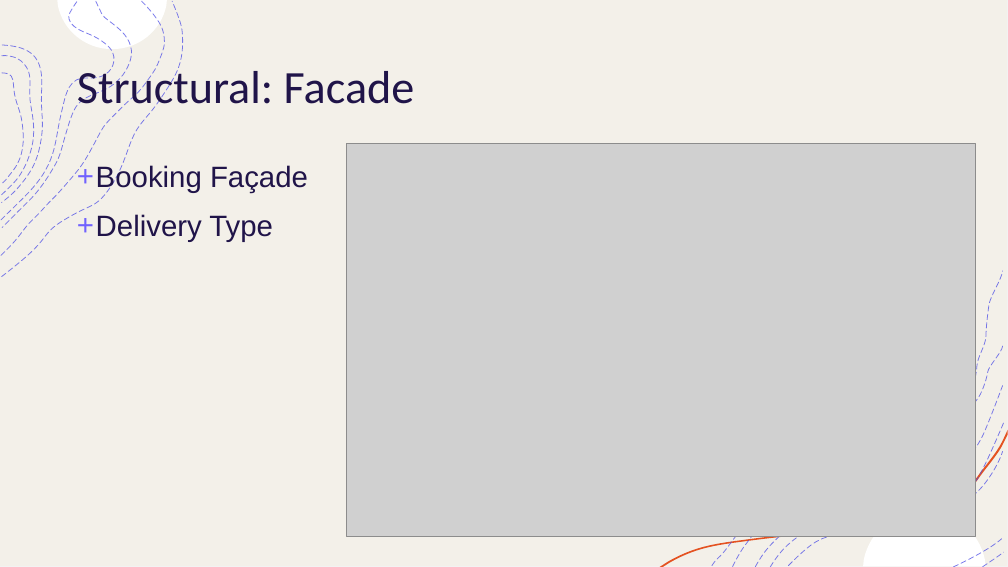
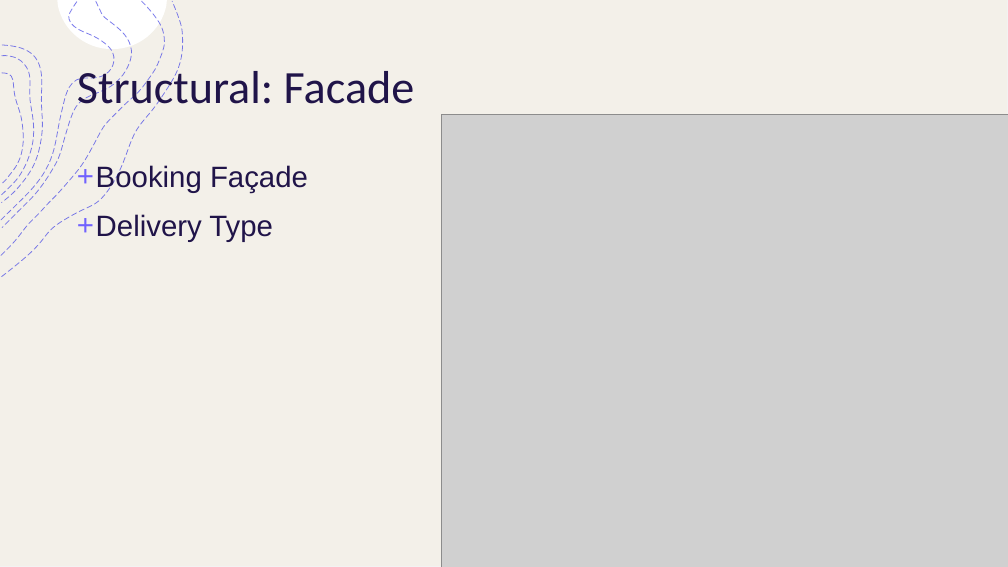
Before and after one commit to rajivranjan7/RideNow, a slide deck: slide 15 of Ridenow_Presentation.pptx. Drawn at 1008x567 pixels with LibreOffice and Linux fonts; fonts in the diff are those of the drawing; grey boxes stand for pictures. Boxes give left, top, right and bottom in pixels: in the first picture for what was removed or moved away, otherwise in the second. Text is boxed around its words. In the diff, an @@ line names an element or a change of style, - is before the commit and + after.

```diff
--- a/Ridenow_Presentation.pptx
+++ b/Ridenow_Presentation.pptx
@@ picture: place and size @@
-picture at <box>346,144,976,537</box>
+picture at <box>442,114,1008,567</box>
@@ group removed at <box>712,271,1004,567</box>: 7 freeform shapes @@
@@ freeform shape removed at <box>659,430,1008,567</box> @@
@@ freeform shape removed at <box>864,510,986,566</box> @@
```
Also in this commit, not shown: 2 other slides changed.
